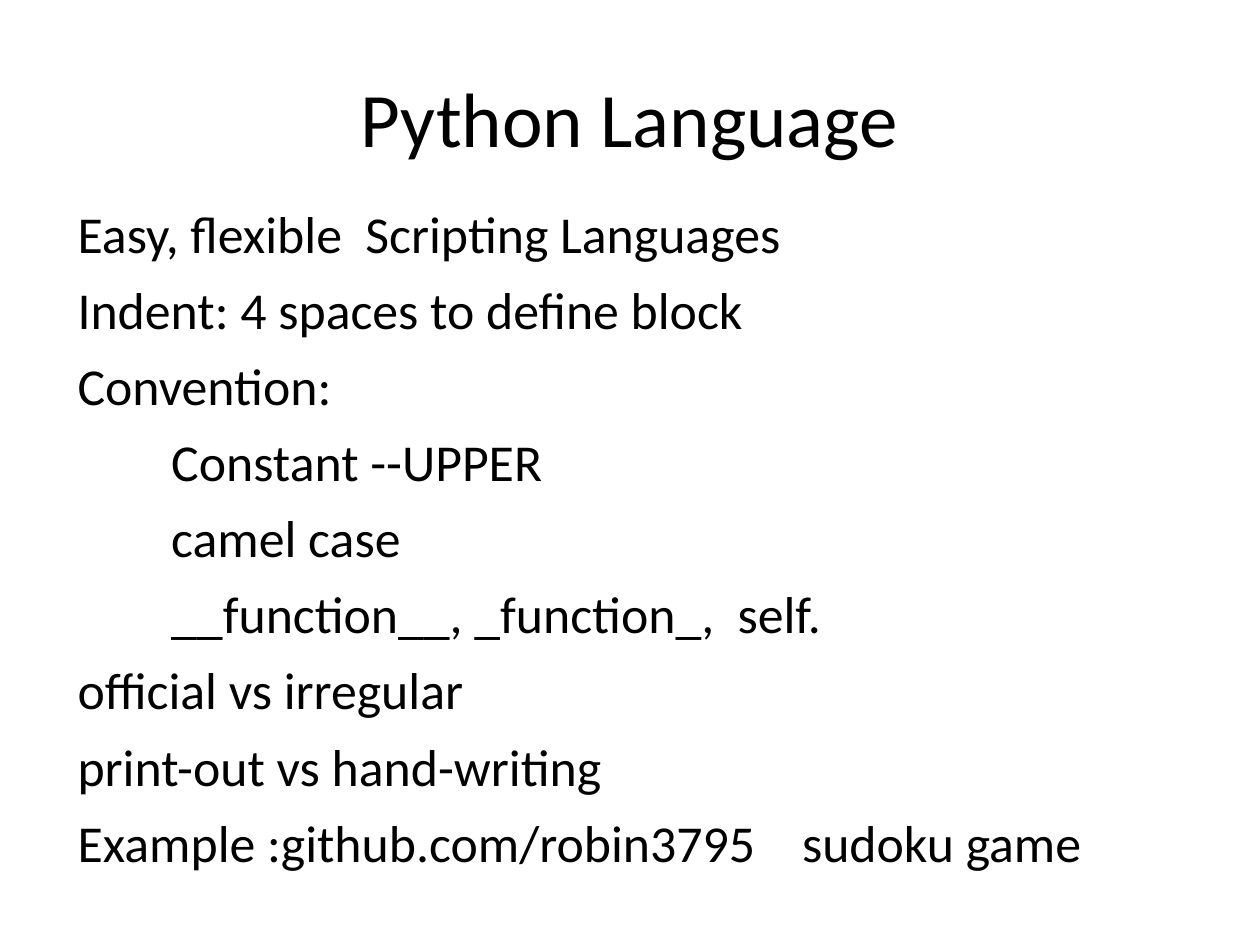
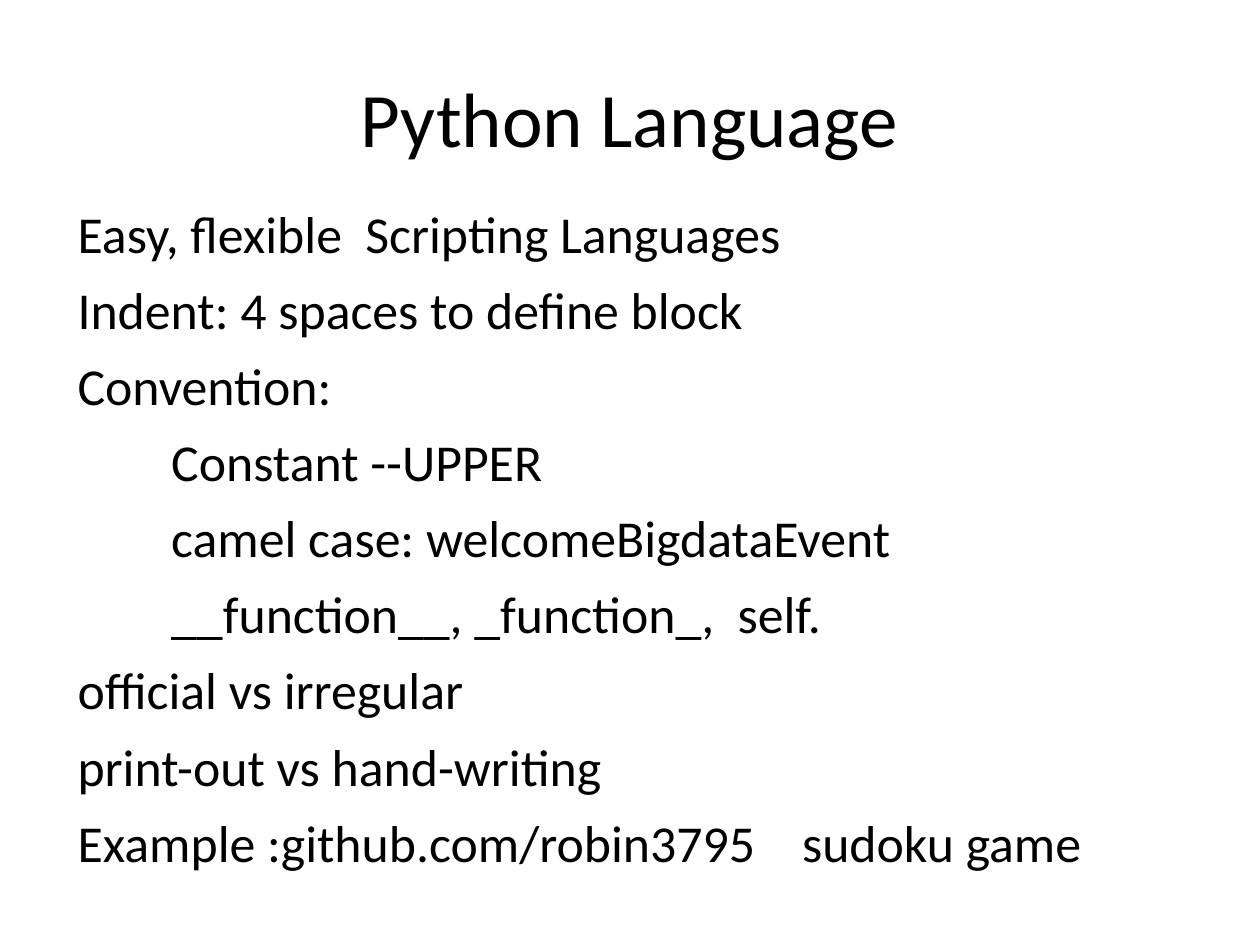
Before and after one commit to robin3795/Data, a slide deck: slide 12 of BigDataETL.ppt (slide 13 before the commit). Drawn at 1260x945 pixels with LibreOffice and Linux fonts; fonts in the diff are those of the drawing. Boxes give left, top, right and bottom in pixels: in the first picture for what was removed or moved away, otherwise in the second. Text is boxed around its words. In the diff, an @@ line names an element or a change of style, - is before the commit and + after.

```diff
--- a/BigDataETL.ppt
+++ b/BigDataETL.ppt
@@ text at (171, 521, 890, 566): text changed @@
-camel case
+camel case: welcomeBigdataEvent
```
Also in this commit, not shown: 8 other slides changed, 1 slide added, 1 slide removed, 1 other file.
